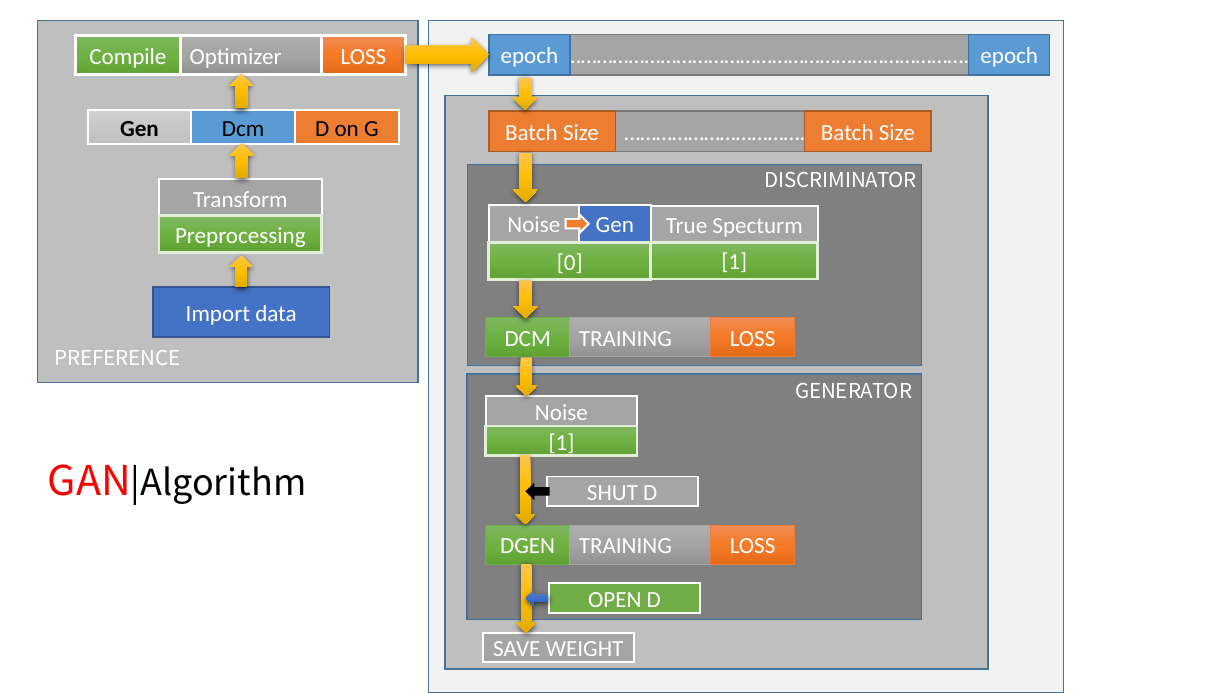
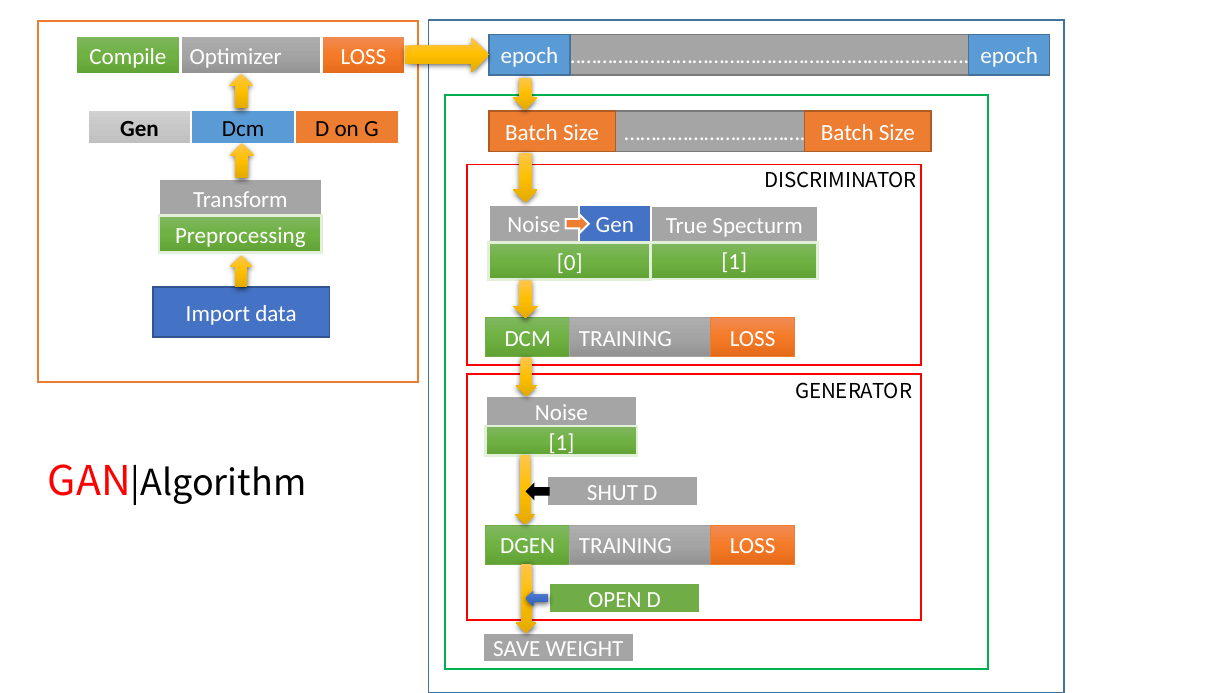
Before and after one commit to DreamPurchaseZnz/Picture, a slide deck: slide 10 of GANs_model.pptx (slide 6 before the commit). Drawn at 1232x693 pixels with LibreOffice and Linux fonts; fonts in the diff are those of the drawing. Boxes give left, top, right and bottom in pixels: in the first picture for what was removed or moved away, otherwise in the second. Text is boxed around its words. In the diff, an @@ line names an element or a change of style, - is before the commit and + after.

```diff
--- a/GANs_model.pptx
+++ b/GANs_model.pptx
@@ rectangle at box(38, 20, 419, 382): fill #BFBFBF to none; outline #43739E 1 pt to #ED7D31 1.5 pt @@
@@ rectangle at box(429, 20, 1065, 693): fill #F2F2F2 to none; outline #43739E 1 pt to #43739E 1.5 pt @@
@@ rectangle at box(445, 95, 989, 669): fill #BFBFBF to none; outline #43739E 1 pt to #00B050 1.5 pt @@
@@ rectangle at box(468, 165, 921, 365): fill #808080 to none; outline #43739E 1 pt to #FF0000 1.5 pt @@
@@ text "DISCRIMINATOR" at box(764, 171, 917, 188): text colour #FFFFFF to #000000 @@
@@ text removed at box(55, 350, 181, 365) @@
-PREFERENCE
@@ rectangle at box(468, 374, 921, 620): fill #808080 to none; outline #43739E 1 pt to #FF0000 1.5 pt @@
@@ text "GENERATOR" at box(795, 382, 912, 399): text colour #FFFFFF to #000000 @@
```
Also in this commit, not shown: 3 other slides changed, 13 slides added, 2 slides removed.
